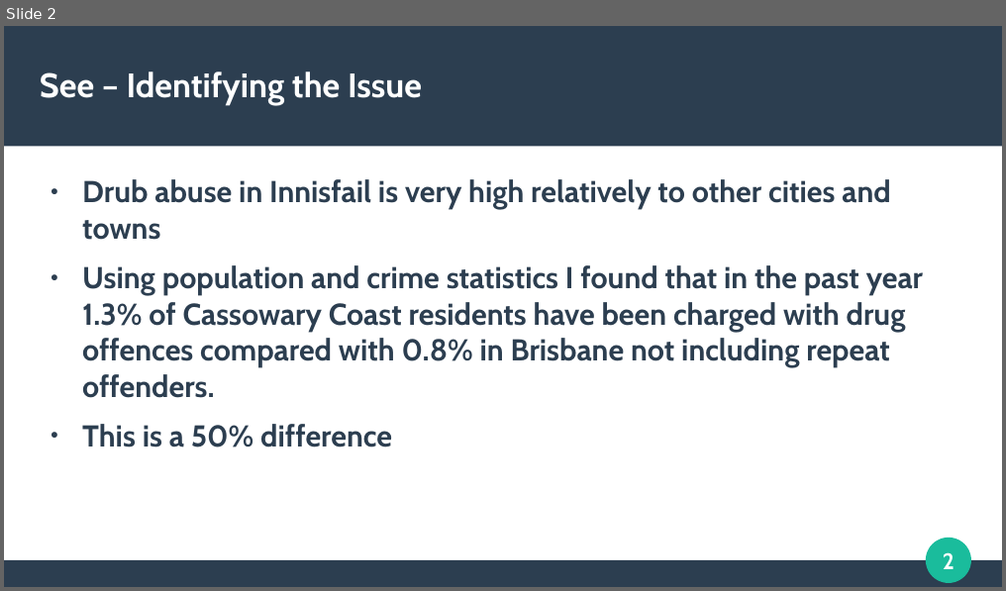
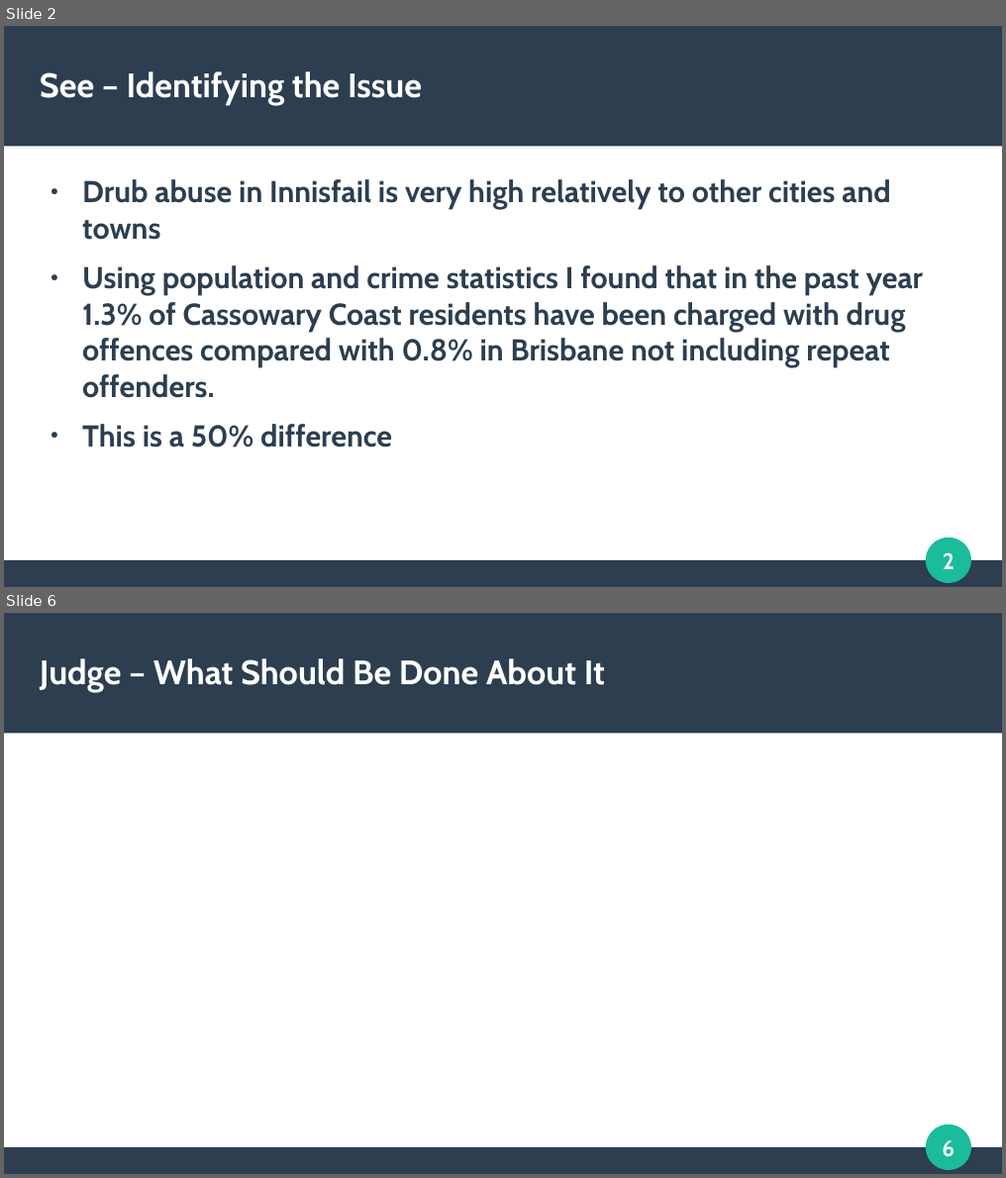
Before and after one commit to CrypticEntity/schoolwork9-10, a slide deck: Religion/t4 assesment.odp. Shown one above the other, each under a label of ours: slide 2 before the commit, slides 2 and 6 after it; the slides between them are not shown. The pictures are 1006x591 and 1006x1178 pixels, drawn with LibreOffice and Linux fonts; fonts in the diff are those of the drawing. Boxes give left, top, right and bottom in pixels: in the first picture for what was removed or moved away, otherwise in the second. Text is boxed around its words. In the diff, an @@ line names an element or a change of style, - is before the commit and + after.

```diff
--- a/Religion/t4 assesment.odp
+++ b/Religion/t4 assesment.odp
@@ slide 6 added at box(4, 613, 1002, 1174), background #FFFFFF; not listed: 4 template elements that a slide beside it also shows @@
@@ title added at box(40, 659, 605, 692), 27 pt, text #FFFFFF, bold @@
+Judge – What Should Be Done About It
```
Also in this commit, not shown: 2 slides changed, 2 other slides added, 5 other files.
